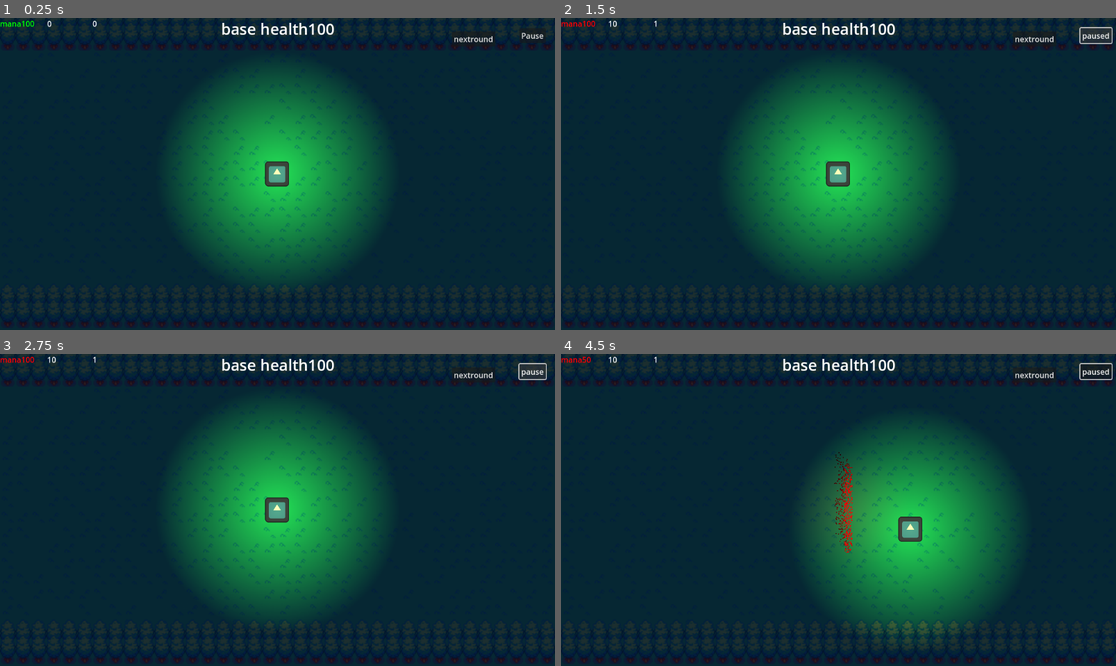
Above: before the commit, frames 1-4 (two rows, left to right).
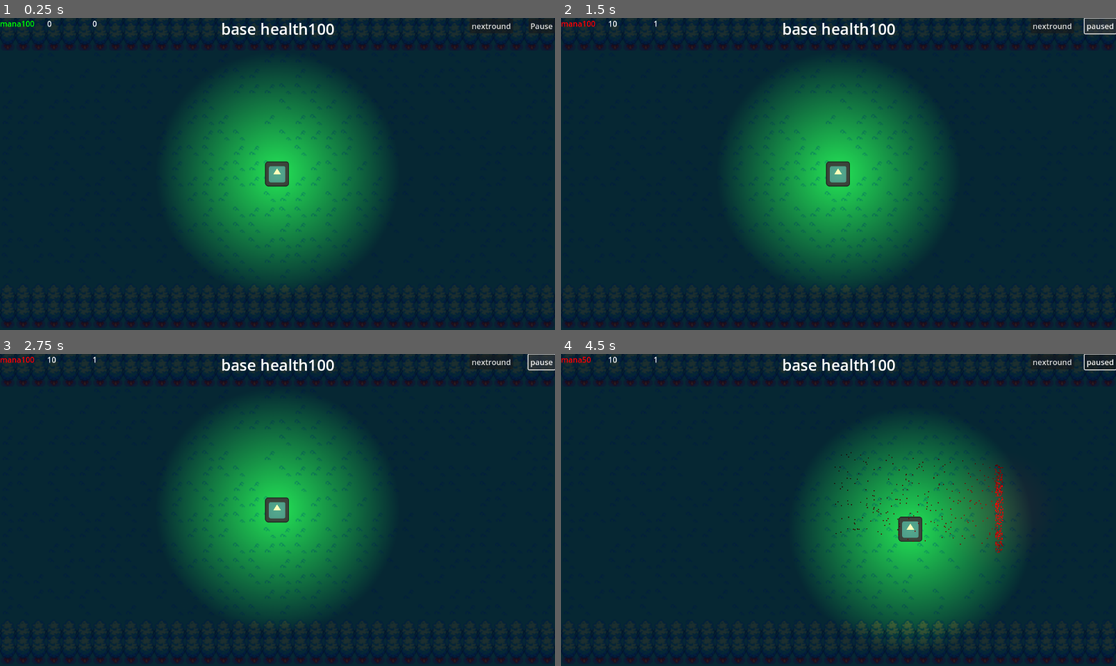
Above: after the commit, the same moments.

Repository: axel-bromee/pirp
Game: Godot game, scene res://scens/map.tscn
Same seed, same stepped clock (60 frames per second), same inputs: the game is played once before the commit and once after it. The engine's default icon, where the game draws it, is replaced by a stand-in: a white triangle on a blue panel in a dark square.
Inputs (mouse positions are in pixels of both pictures, inside the frame that each line leads up to):
- Up to frame 1 (0.25 s): no input
- Up to frame 2 (1.5 s): click "nextround" at 0.5 s; click "Pause" at 1.25 s
- Up to frame 3 (2.75 s): click "paused" at 2 s
- Up to frame 4 (4.5 s): click "pause" at 2.75 s; move the mouse to (960, 494) at 3.52 s; hold D (right) 3.53-4.28 s; hold Right mouse button (second_shot) 3.53-4.28 s; move the mouse to (727, 525) at 4.27 s; hold S (down) from 4.28 s (still down); click (727, 525) at 4.35 s

The runs differ from the first frame. In frame 1, 0.3% of the frame differs, in the area x 81-100%, y 1-8%; in frame 2, 0.6%; in frame 3, 0.5%; in frame 4, 1.5%, in the area x 49-100%, y 0-64%.

Commit message:
allo

Diff:
--- a/scens/map.tscn
+++ b/scens/map.tscn
@@ -211,17 +211,24 @@
 text = "10"
 
 [node name="PauseButton" type="Button" parent="CanvasLayer"]
-offset_left = 1078.0
-offset_top = 21.0
-offset_right = 1133.0
-offset_bottom = 52.0
+anchors_preset = 1
+anchor_left = 1.0
+anchor_right = 1.0
+offset_left = -55.0
+offset_top = 1.0
+offset_bottom = 32.0
+grow_horizontal = 0
 text = "Pause"
 
 [node name="nextround" type="Button" parent="CanvasLayer"]
-offset_left = 938.0
-offset_top = 28.0
-offset_right = 993.0
-offset_bottom = 59.0
+anchors_preset = 1
+anchor_left = 1.0
+anchor_right = 1.0
+offset_left = -177.0
+offset_top = 1.0
+offset_right = -87.0
+offset_bottom = 32.0
+grow_horizontal = 0
 text = "nextround"
 
 [node name="barier" type="Node" parent="."]
--- a/scripts/fire_wall.gd
+++ b/scripts/fire_wall.gd
@@ -1,16 +1,18 @@
 extends Area2D
 @onready var shot_lifetime: Timer = $shot_lifetime
 @onready var move_length: Timer = $move_length
-var speed = 20
+@onready var cpu_particles_2d = $CPUParticles2D
+var speed = 400
 var damage = 25
-var lifetime = 5
+var lifetime = 4.5
+var move_time = 0.4
 var burn = 4
 var bullet_direction = Vector2.ZERO
 var moving = true
 # Called when the node enters the scene tree for the first time.
 func _ready():
 	bullet_direction = (Vector2.RIGHT).normalized()
-	move_length.start(0.5)
+	move_length.start(move_time)
 	shot_lifetime.start(lifetime)
 
 # Called every frame. 'delta' is the elapsed time since the previous frame.
@@ -24,6 +26,8 @@
 
 
 func _on_shot_lifetime_timeout():
+	cpu_particles_2d.emitting = false
+	await get_tree().create_timer(0.7).timeout
 	queue_free()
 
 
--- a/scripts/spawner.gd
+++ b/scripts/spawner.gd
@@ -23,9 +23,6 @@
 func _process(delta):
 	label_goblins.text = str(goblins_left + get_parent().get_node("enemies").get_child_count())
 	label_round.text = str(rounds)
-	if get_parent().get_node("enemies").get_child_count() == 0 and goblins_left == 0:
-		process_mode = Node.PROCESS_MODE_DISABLED
-
 func next_round():
 		rounds += 1
 		goblins_extra += 5
@@ -57,5 +54,4 @@
 
 func _on_nextround_pressed():
 	if get_parent().get_node("enemies").get_child_count() == 0 and goblins_left == 0:
-		process_mode = Node.PROCESS_MODE_ALWAYS
 		next_round()
